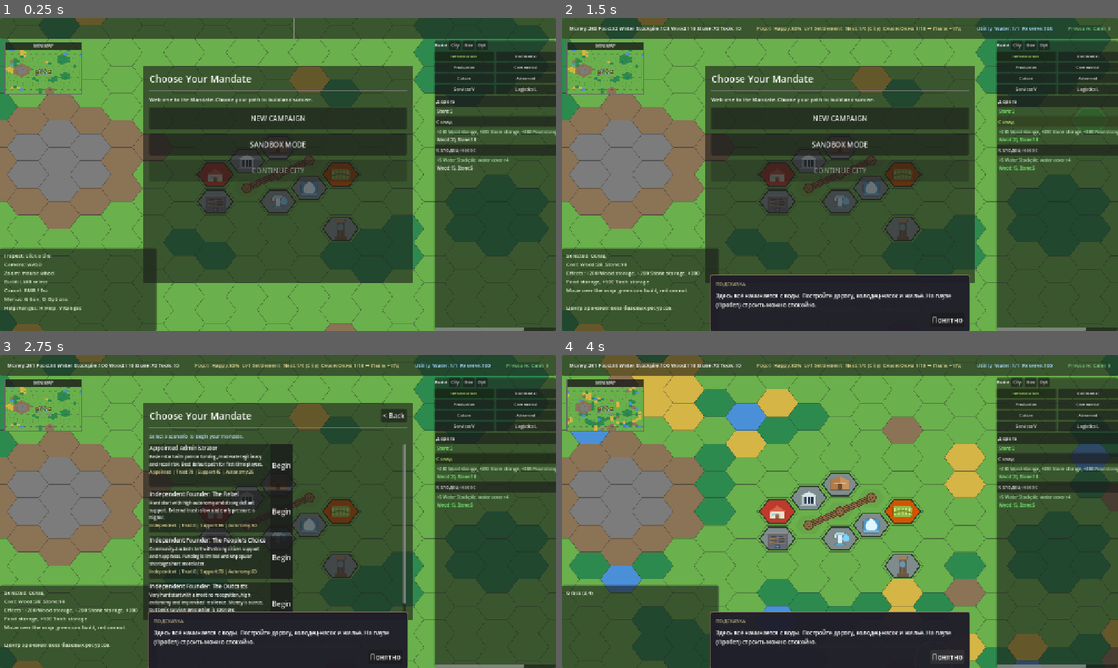
Above: before the commit, frames 1-4 (two rows, left to right).
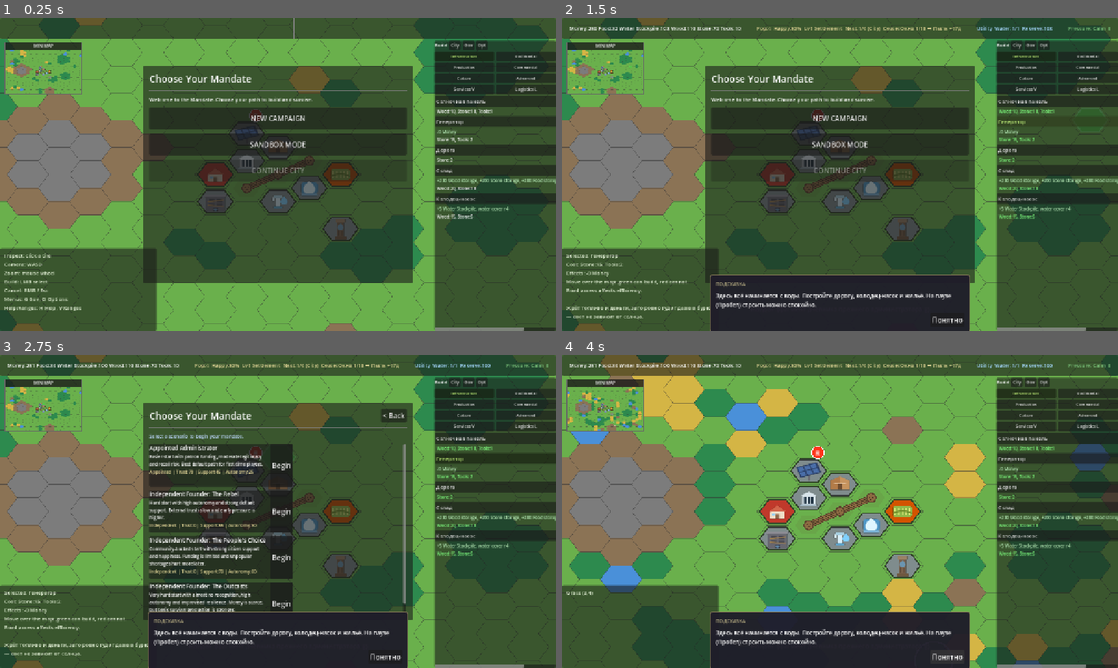
Above: after the commit, the same moments.

Repository: Gaefa/Gamefication
Game: Godot game, scene res://scenes/main.tscn
Two runs of this game, one before a commit and one after it. Both use one fixed random seed, a clock stepped at 60 frames per second and the inputs below.
Inputs (mouse positions are in pixels of both pictures, inside the frame that each line leads up to):
- Up to frame 1 (0.25 s): no input
- Up to frame 2 (1.5 s): click (1079, 102) at 0.5 s, where only the run after the commit has a clickable "Солнечная панель"; click (1079, 121) at 1.25 s, where only the run after the commit has a clickable "Генератор"
- Up to frame 3 (2.75 s): click "NEW CAMPAIGN" at 2 s
- Up to frame 4 (4 s): click "Begin" at 2.75 s; click "Понятно" at 3.5 s

The runs differ from the first frame. In frame 1, 2.5% of the frame differs, in the area x 7-100%, y 15-65%; in frame 2, 3.2%, in the area x 0-100%, y 15-97%; in frame 3, 3.2%; in frame 4, 2.9%.

Commit message:
feat(power): electricity as an MVP utility — the "свет или вода" squeeze
Implements the last MVP utility system (GDD §6.2). Lean, no storage: generation vs
demand across three priority networks (priority: water/admin, secondary: production,
tertiary: housing). Deficit sheds bottom-up. Solar generation is scaled by the
season's solar_mult, so Пыль (×0.5) makes the panels weaken and the pump starts
eating everyone else's light.

- PowerSystem (tick phase 1b, before economy/happiness): sums generation (solar
  season-scaled, generator flat) vs tiered demand, sheds low tiers first, and tags
  each building with a runtime `powered` flag.
- Effect via that flag, no cross-system refs: unpowered producers run at 30%
  (EconomySystem), dark housing costs −6 happiness each (ProgressionSystem).
- Content: bld_solar_panel (season-scaled) and bld_generator (flat, burns money);
  power_need on well_pump (3), tool_workshop (2), shelter (1); a solar panel added
  to the starter layout so the district boots powered.
- GameStateStore.power state, EventBus.power_updated, config gate PowerSystem.ENABLED
  (electricity is MVP but can be switched off in one place).

Verified headless: Окно gen 6 ≥ demand 4 (all lit); Пыль solar halves to 3 → housing
goes dark (PS·), morale drops, an unprepared city empties faster — the intended cost.

Co-Authored-By: Claude Opus 4.8 <noreply@anthropic.com>

Diff:
--- /dev/null
+++ b/godot/assets/buildings/generator.svg
@@ -0,0 +1,9 @@
+<svg xmlns="http://www.w3.org/2000/svg" viewBox="0 0 64 64">
+  <rect x="16" y="26" width="30" height="24" rx="2" fill="#5a5e52"/>
+  <rect x="16" y="26" width="30" height="6" rx="2" fill="#71766a"/>
+  <rect x="20" y="34" width="14" height="12" rx="1" fill="#3c4038"/>
+  <rect x="42" y="18" width="6" height="10" fill="#4a4a4a"/>
+  <circle cx="45" cy="16" r="3" fill="#8a8a8a"/>
+  <path d="M22 22 l3 -5 3 5 3 -5 3 5" fill="none" stroke="#d9a441" stroke-width="2"/>
+  <rect x="20" y="50" width="26" height="3" rx="1" fill="#3a3d34"/>
+</svg>
--- /dev/null
+++ b/godot/assets/buildings/solar_panel.svg
@@ -0,0 +1,12 @@
+<svg xmlns="http://www.w3.org/2000/svg" viewBox="0 0 64 64">
+  <rect x="30" y="40" width="4" height="14" fill="#6b6b73"/>
+  <g transform="rotate(-18 32 30)">
+    <rect x="14" y="18" width="36" height="24" rx="1" fill="#2b3f66"/>
+    <rect x="16" y="20" width="9" height="9" fill="#4a6ea8"/>
+    <rect x="27" y="20" width="9" height="9" fill="#4a6ea8"/>
+    <rect x="38" y="20" width="9" height="9" fill="#4a6ea8"/>
+    <rect x="16" y="31" width="9" height="9" fill="#4a6ea8"/>
+    <rect x="27" y="31" width="9" height="9" fill="#4a6ea8"/>
+    <rect x="38" y="31" width="9" height="9" fill="#4a6ea8"/>
+  </g>
+</svg>
--- a/godot/content/base/buildings.json
+++ b/godot/content/base/buildings.json
@@ -28,6 +28,38 @@
       {"stage": "Заколоченные окна"}
     ],
     "tags": ["landmark"]
+  },
+  "bld_solar_panel": {
+    "name": "Солнечная панель",
+    "description": "В Окно кормит город током. В Пыль зарастает пылью и слабеет вдвое — тогда света на всех не хватает.",
+    "size": [1, 1],
+    "player_buildable": true,
+    "sprites_by_level": ["res://assets/buildings/solar_panel.svg"],
+    "cost_build": {"res_wood": 10, "res_stone": 10, "res_tools": 1},
+    "outputs": {},
+    "consumes": {},
+    "power_output": 6,
+    "cycle_time": 0.0,
+    "levels": [
+      {"stage": "Панель"}
+    ],
+    "tags": ["power_source", "solar", "needs_road"]
+  },
+  "bld_generator": {
+    "name": "Генератор",
+    "description": "Жрёт топливо и деньги, зато ровно гудит даже в бурю — свет не зависит от солнца.",
+    "size": [1, 1],
+    "player_buildable": true,
+    "sprites_by_level": ["res://assets/buildings/generator.svg"],
+    "cost_build": {"res_stone": 15, "res_tools": 2},
+    "outputs": {},
+    "consumes": {"res_money": 0.05},
+    "power_output": 8,
+    "cycle_time": 0.0,
+    "levels": [
+      {"stage": "Генератор", "consumes": {"res_money": 0.05}}
+    ],
+    "tags": ["power_source", "needs_road"]
   },
   "bld_admin_post": {
     "name": "Пост администрации",
@@ -150,6 +182,7 @@
     "outputs": {"res_money": 1},
     "consumes": {"res_food": 1, "res_water_stockpile": 1},
     "population": 4,
+    "power_need": 1,
     "cycle_time": 10.0,
     "levels": [
       {
@@ -187,6 +220,7 @@
     "outputs": {"res_water_stockpile": 5},
     "consumes": {},
     "water_radius": 4,
+    "power_need": 3,
     "cycle_time": 15.0,
     "levels": [
       {
@@ -307,6 +341,7 @@
     "cost_build": {"res_wood": 20, "res_stone": 20},
     "outputs": {"res_tools": 2},
     "consumes": {"res_wood": 2, "res_stone": 1},
+    "power_need": 2,
     "cycle_time": 25.0,
     "levels": [
       {
--- a/godot/scripts/app/game_orchestrator.gd
+++ b/godot/scripts/app/game_orchestrator.gd
@@ -20,6 +20,7 @@
 
 # Systems
 var season_sys: SeasonSystem
+var power_sys: PowerSystem
 var economy_sys: EconomySystem
 var infrastructure_sys: InfrastructureSystem
 var maintenance_sys: MaintenanceSystem
@@ -53,6 +54,7 @@
 
 	# Systems
 	season_sys = SeasonSystem.new()
+	power_sys = PowerSystem.new()
 	economy_sys = EconomySystem.new(interactions, resource_flow)
 	infrastructure_sys = InfrastructureSystem.new(coverage, road_graph, aura_cache)
 	maintenance_sys = MaintenanceSystem.new()
@@ -64,6 +66,7 @@
 	# Tick scheduler
 	tick_scheduler = TickScheduler.new(
 		season_sys,
+		power_sys,
 		infrastructure_sys,
 		economy_sys,
 		maintenance_sys,
@@ -139,6 +142,7 @@
 		{"coord": Vector2i(0, 1), "type": "bld_well_pump"},
 		{"coord": Vector2i(-2, 1), "type": "bld_shelter"},
 		{"coord": Vector2i(2, -1), "type": "bld_field_strip"},
+		{"coord": Vector2i(-1, -1), "type": "bld_solar_panel"},
 		# Material traces of the old owner (Компания Чистого Истока) — landmarks, flavor + hooks.
 		{"coord": Vector2i(2, 1), "type": "bld_source_tower"},
 		{"coord": Vector2i(-2, 2), "type": "bld_company_office"},
--- a/godot/scripts/app/tick_scheduler.gd
+++ b/godot/scripts/app/tick_scheduler.gd
@@ -2,6 +2,7 @@
 ## 8-phase tick pipeline. Called once per game second by SimulationRunner.
 
 var _season: SeasonSystem
+var _power: PowerSystem
 var _infrastructure: InfrastructureSystem
 var _economy: EconomySystem
 var _maintenance: MaintenanceSystem
@@ -13,6 +14,7 @@
 
 func _init(
 	season: SeasonSystem,
+	power: PowerSystem,
 	infrastructure: InfrastructureSystem,
 	economy: EconomySystem,
 	maintenance: MaintenanceSystem,
@@ -22,6 +24,7 @@
 	pressure: PressureSystem,
 ) -> void:
 	_season = season
+	_power = power
 	_infrastructure = infrastructure
 	_economy = economy
 	_maintenance = maintenance
@@ -42,6 +45,9 @@
 
 	# Phase 1: Refresh caches
 	_infrastructure.process_tick()
+
+	# Phase 1b: Electricity — decide who is powered before production/happiness read it.
+	_power.process_tick()
 
 	# Phase 2: Decay buffs
 	_maintenance.process_tick()
--- a/godot/scripts/autoload/event_bus.gd
+++ b/godot/scripts/autoload/event_bus.gd
@@ -19,6 +19,7 @@
 signal road_network_changed()
 signal pipe_network_changed()
 signal power_network_changed()
+signal power_updated(generation: float, demand: float, tier_powered: Dictionary)
 signal coverage_recalculated()
 
 # --- Population & Happiness ---
--- a/godot/scripts/autoload/game_state_store.gd
+++ b/godot/scripts/autoload/game_state_store.gd
@@ -47,6 +47,7 @@
 		"diary": { "discovered": [] },
 		"onboarding": { "shown": [] },
 		"style_flags": {},       # style_id → count, accumulated from decisions
+		"power": _default_power(),
 		"pressure": {
 			"index": 0.0,
 			"phase": "calm",
@@ -130,6 +131,11 @@
 	if not _state.has("style_flags"):
 		_state["style_flags"] = {}
 	return _state.style_flags
+
+func power() -> Dictionary:
+	if not _state.has("power"):
+		_state["power"] = _default_power()
+	return _state.power
 
 func add_style_flag(flag_id: String, amount: int = 1) -> void:
 	if flag_id == "":
@@ -378,6 +384,8 @@
 		_state.onboarding["shown"] = []
 	if not _state.has("style_flags"):
 		_state["style_flags"] = {}
+	if not _state.has("power"):
+		_state["power"] = _default_power()
 
 
 func _default_governance() -> Dictionary:
@@ -385,6 +393,15 @@
 		"technologies": [],
 		"active_policies": {},
 		"policy_cooldowns": {},
+	}
+
+
+func _default_power() -> Dictionary:
+	return {
+		"enabled": true,
+		"generation": 0.0,
+		"demand": 0.0,
+		"tier_powered": { "priority": true, "secondary": true, "tertiary": true },
 	}
 
 
--- a/godot/scripts/core/systems/economy_system.gd
+++ b/godot/scripts/core/systems/economy_system.gd
@@ -36,6 +36,9 @@
 		var stock_efficiency: float = _input_stock_efficiency_for(consumes, delivery_efficiency, available_inputs)
 		var input_efficiency: float = delivery_efficiency * stock_efficiency
 		var condition_efficiency := 0.5 if (bld.get("has_issue", false) as bool) else 1.0
+		# Unpowered producers limp (electricity, GDD §6.2). PowerSystem set this flag.
+		if not (bld.get("powered", true) as bool):
+			condition_efficiency *= 0.3
 
 		# Get multipliers
 		var mults: Dictionary = _interactions.get_total_multipliers(coord)
--- /dev/null
+++ b/godot/scripts/core/systems/power_system.gd
@@ -0,0 +1,96 @@
+class_name PowerSystem
+## Lean electricity model (GDD §6.2). Generation vs demand across three priority
+## networks, no storage (batteries are post-MVP). Deficit is the norm — the player
+## chooses who gets light in the peak. Solar generation is scaled by the season's
+## solar_mult, so Пыль (×0.5) creates the "свет или вода" squeeze: the panels weaken,
+## and the priority network (water pumps) starts eating everyone else's power.
+##
+## Effect is applied by tagging each building with a runtime `powered` flag, which
+## EconomySystem (production) and ProgressionSystem (happiness) read — no cross-system
+## references, no duplicated tier logic.
+##
+## Config gate: flip ENABLED to false to ship without electricity (GDD: MVP but
+## optional). When off, everything is treated as powered.
+
+const ENABLED := true
+
+const UNPOWERED_PRODUCTION := 0.3   # a producer with no power limps at 30%
+const UNPOWERED_HOUSING_HAPPINESS := -8.0  # cold, dark housing drags morale
+
+
+func process_tick() -> void:
+	var ps: Dictionary = GameStateStore.power()
+	if not ENABLED:
+		ps.enabled = false
+		ps.tier_powered = { "priority": true, "secondary": true, "tertiary": true }
+		_tag_all(true)
+		return
+
+	var solar_mult: float = (GameStateStore.climate().get("modifiers", {}) as Dictionary).get("solar_mult", 1.0) as float
+
+	var generation: float = 0.0
+	var demand := { "priority": 0.0, "secondary": 0.0, "tertiary": 0.0 }
+	for coord: Vector2i in GameStateStore.get_all_building_coords():
+		var bld: Dictionary = GameStateStore.get_building(coord)
+		if bld.get("damaged", false) as bool:
+			continue
+		var def: Dictionary = ContentDB.get_building_def(bld.get("type", "") as String)
+		var out: float = def.get("power_output", 0.0) as float
+		if out > 0.0:
+			var is_solar: bool = (def.get("tags", []) as Array).has("solar")
+			generation += out * (solar_mult if is_solar else 1.0)
+		var need: float = def.get("power_need", 0.0) as float
+		if need > 0.0:
+			demand[_tier_of(def)] = (demand[_tier_of(def)] as float) + need
+
+	# Serve top network first; the moment one can't be fully covered, it and every
+	# lower network go dark (all-or-nothing per tier keeps the model readable).
+	var available: float = generation
+	var powered := { "priority": true, "secondary": true, "tertiary": true }
+	var shed: bool = false
+	for tier: String in ["priority", "secondary", "tertiary"]:
+		var d: float = demand[tier] as float
+		if shed:
+			powered[tier] = false
+		elif available >= d:
+			available -= d
+			powered[tier] = true
+		else:
+			powered[tier] = false
+			shed = true
+
+	ps.enabled = true
+	ps.generation = generation
+	ps.demand = (demand.priority as float) + (demand.secondary as float) + (demand.tertiary as float)
+	ps.tier_powered = powered
+
+	_apply_powered_flags(powered)
+	EventBus.power_updated.emit(generation, ps.demand as float, powered)
+
+
+func _apply_powered_flags(powered: Dictionary) -> void:
+	for coord: Vector2i in GameStateStore.get_all_building_coords():
+		var bld: Dictionary = GameStateStore.get_building(coord)
+		var def: Dictionary = ContentDB.get_building_def(bld.get("type", "") as String)
+		var need: float = def.get("power_need", 0.0) as float
+		var ok: bool = need <= 0.0 or (powered[_tier_of(def)] as bool)
+		if (bld.get("powered", true) as bool) != ok:
+			bld["powered"] = ok
+			GameStateStore.set_building(coord, bld)
+
+
+func _tag_all(value: bool) -> void:
+	for coord: Vector2i in GameStateStore.get_all_building_coords():
+		var bld: Dictionary = GameStateStore.get_building(coord)
+		if (bld.get("powered", true) as bool) != value:
+			bld["powered"] = value
+			GameStateStore.set_building(coord, bld)
+
+
+func _tier_of(def: Dictionary) -> String:
+	var tags: Array = def.get("tags", []) as Array
+	if tags.has("water_source") or tags.has("water_storage") or tags.has("admin"):
+		return "priority"
+	if tags.has("housing"):
+		return "tertiary"
+	return "secondary"
--- a/godot/scripts/core/systems/progression_system.gd
+++ b/godot/scripts/core/systems/progression_system.gd
@@ -65,6 +65,7 @@
 func _update_happiness() -> void:
 	var total_happiness: float = 0.0
 	var bld_count: int = 0
+	var dark_housing: int = 0
 	for coord: Vector2i in GameStateStore.get_all_building_coords():
 		var bld: Dictionary = GameStateStore.get_building(coord)
 		if bld.get("damaged", false) as bool:
@@ -77,6 +78,9 @@
 		var aura_h: float = _aura_cache.get_happiness_bonus(coord)
 		total_happiness += base_h + aura_h
 		bld_count += 1
+		# Dark housing (shed by the power director) drags morale — the "кому свет" cost.
+		if (ldata.get("population", 0) as int) > 0 and not (bld.get("powered", true) as bool):
+			dark_housing += 1
 
 	# Apply happiness from active buffs (happiness_add from events)
 	var buff_happiness: float = 0.0
@@ -89,7 +93,8 @@
 	# down, comfortable reserves lift them. This is what powers petitions, strikes,
 	# thanks, the pressure director and the audit's "are people staying" check.
 	var supply_term: float = _supply_happiness_term()
-	var happiness: float = clampf(50.0 + total_happiness * 0.1 + buff_happiness + governance_happiness + supply_term, 0.0, 100.0)
+	var power_term: float = float(dark_housing) * -6.0
+	var happiness: float = clampf(50.0 + total_happiness * 0.1 + buff_happiness + governance_happiness + supply_term + power_term, 0.0, 100.0)
 	var prev: float = GameStateStore.population().happiness as float
 	GameStateStore.population().happiness = happiness
 	if absf(happiness - prev) > 0.5:
--- a/godot/tools/balance_sim.gd
+++ b/godot/tools/balance_sim.gd
@@ -78,7 +78,13 @@
 	var sdef: Dictionary = ContentDB.get_season_def(sid)
 	var sname: String = sdef.get("label", sid) as String
 	var prod: Dictionary = GameStateStore.economy().production
-	print("%2d | %-9s %d/%-2d | %6.0f (%+5.2f) | %5.0f (%+5.2f) | %3d | %2.0f | %3.0f | %3.0f" % [
+	var pw: Dictionary = GameStateStore.power()
+	var tp: Dictionary = pw.get("tier_powered", {}) as Dictionary
+	var pwr: String = "%s%s%s" % [
+		"P" if tp.get("priority", true) else "·",
+		"S" if tp.get("secondary", true) else "·",
+		"T" if tp.get("tertiary", true) else "·"]
+	print("%2d | %-9s %d/%-2d | %6.0f (%+5.2f) | %5.0f (%+5.2f) | %3d | %2.0f | %3.0f | %3.0f | эл %2.0f/%2.0f %s" % [
 		day,
 		sname,
 		c.get("day_in_season", 0) as int,
@@ -91,4 +97,7 @@
 		GameStateStore.population().get("happiness", 0.0) as float,
 		GameStateStore.mandate().get("patron_trust", 0) as float,
 		GameStateStore.pressure().get("index", 0.0) as float,
+		pw.get("generation", 0.0) as float,
+		pw.get("demand", 0.0) as float,
+		pwr,
 	])
